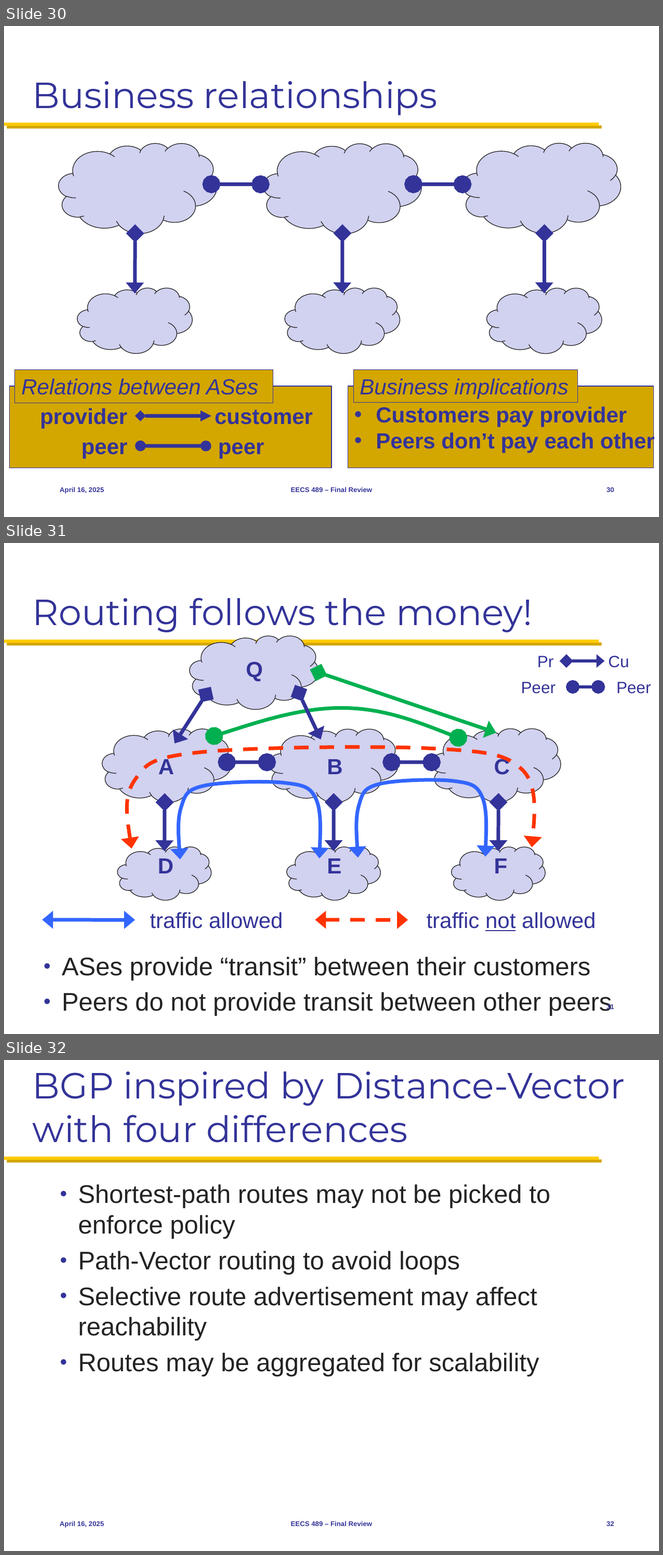
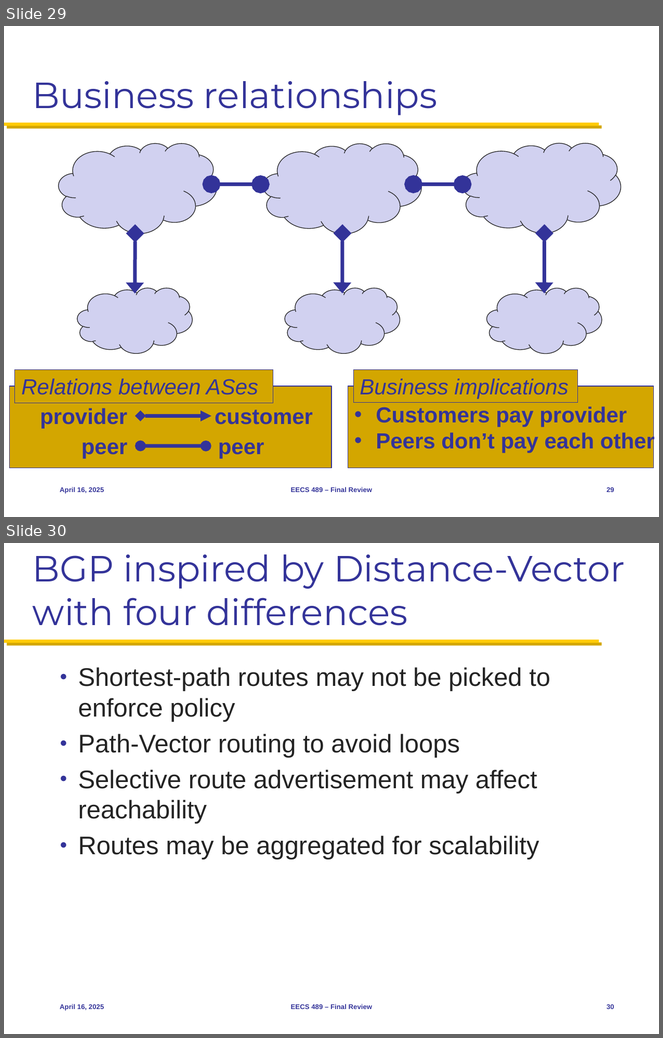
Before and after one commit to mosharaf/eecs489, a slide deck: Slides/041625.pptx. Shown one above the other, each under a label of ours: slides 30, 31 and 32 before the commit, slides 29 and 30 after it. The pictures are 663x1555 and 663x1038 pixels, drawn with LibreOffice and Linux fonts; fonts in the diff are those of the drawing. Boxes give left, top, right and bottom in pixels: in the first picture for what was removed or moved away, otherwise in the second. Text is boxed around its words. In the diff, an @@ line names an element or a change of style, - is before the commit and + after.

```diff
--- a/Slides/041625.pptx
+++ b/Slides/041625.pptx
@@ slide 31 removed at bbox=[4, 543, 659, 1034], background #FFFFFF; not listed: 1 template element that a slide beside it also shows @@
@@ title removed at bbox=[33, 598, 533, 632] @@
-Routing follows the money!
@@ cloud removed at bbox=[190, 636, 319, 709] @@
@@ text removed at bbox=[246, 662, 263, 681] @@
-Q
@@ double arrow removed from (319, 672) to (496, 733) @@
@@ double arrow removed from (206, 694) to (175, 744) @@
@@ double arrow removed from (299, 693) to (321, 740) @@
@@ group removed at bbox=[521, 656, 651, 694]: 4 texts, 2 double arrows @@
-Pr
-Cu
-Peer
-Peer
@@ freeform shape removed at bbox=[214, 708, 458, 737] @@
@@ freeform shape removed at bbox=[123, 746, 539, 849] @@
@@ text removed at bbox=[158, 757, 174, 774] @@
-A
@@ text removed at bbox=[327, 759, 343, 774] @@
-B
@@ text removed at bbox=[494, 757, 510, 775] @@
-C
@@ freeform shape removed at bbox=[177, 781, 322, 860] @@
@@ freeform shape removed at bbox=[355, 779, 488, 858] @@
@@ group removed at bbox=[102, 729, 561, 901]: 6 clouds, 5 double arrows @@
@@ text removed at bbox=[158, 859, 174, 874] @@
-D
@@ text removed at bbox=[327, 859, 341, 874] @@
-E
@@ text removed at bbox=[494, 859, 508, 874] @@
-F
@@ text removed at bbox=[150, 912, 283, 929] @@
-traffic allowed
@@ text removed at bbox=[427, 912, 596, 931] @@
-traffic not allowed
@@ double arrow removed from (42, 921) to (135, 921) @@
@@ double arrow removed from (315, 921) to (408, 921) @@
@@ text removed at bbox=[62, 957, 612, 1016] @@
-● ASes provide “transit” between their customers
-● Peers do not provide transit between other peers
@@ page number removed at bbox=[607, 1004, 614, 1012] @@
-31
@@ what was slide 30 is now slide 29 @@
@@ what was slide 32 is now slide 30 @@
@@ page number at bbox=[607, 1005, 614, 1009]: text changed @@
-32
+30
```
Also in this commit, not shown: 6 slides changed, 2 other slides removed, 1 other file.
